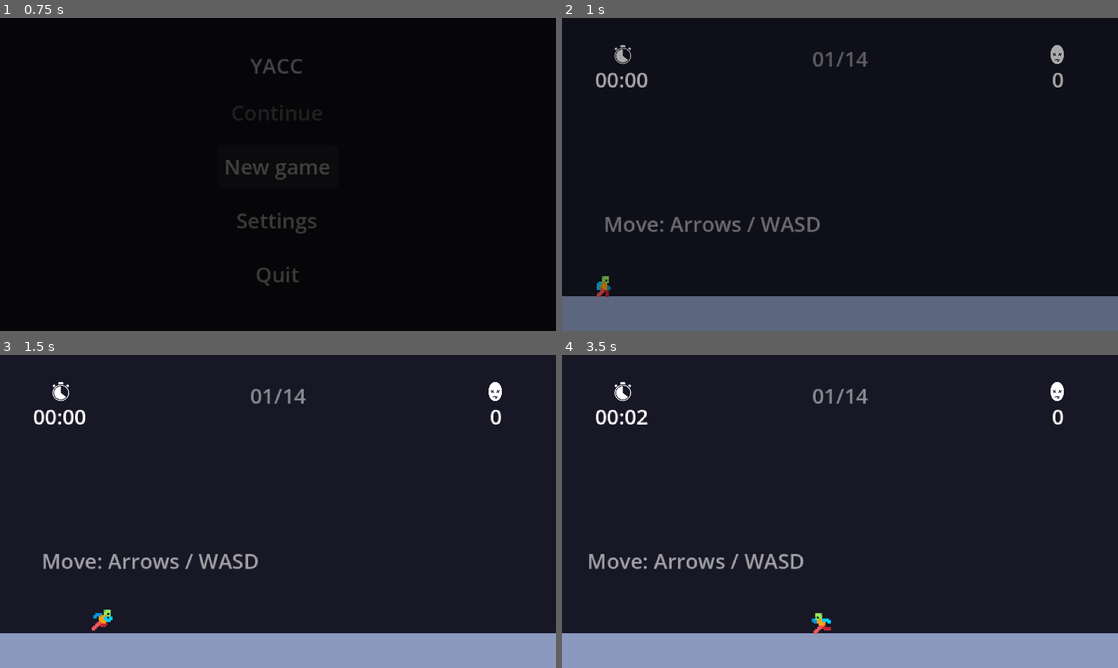
Above: before the commit, frames 1-4 (two rows, left to right).
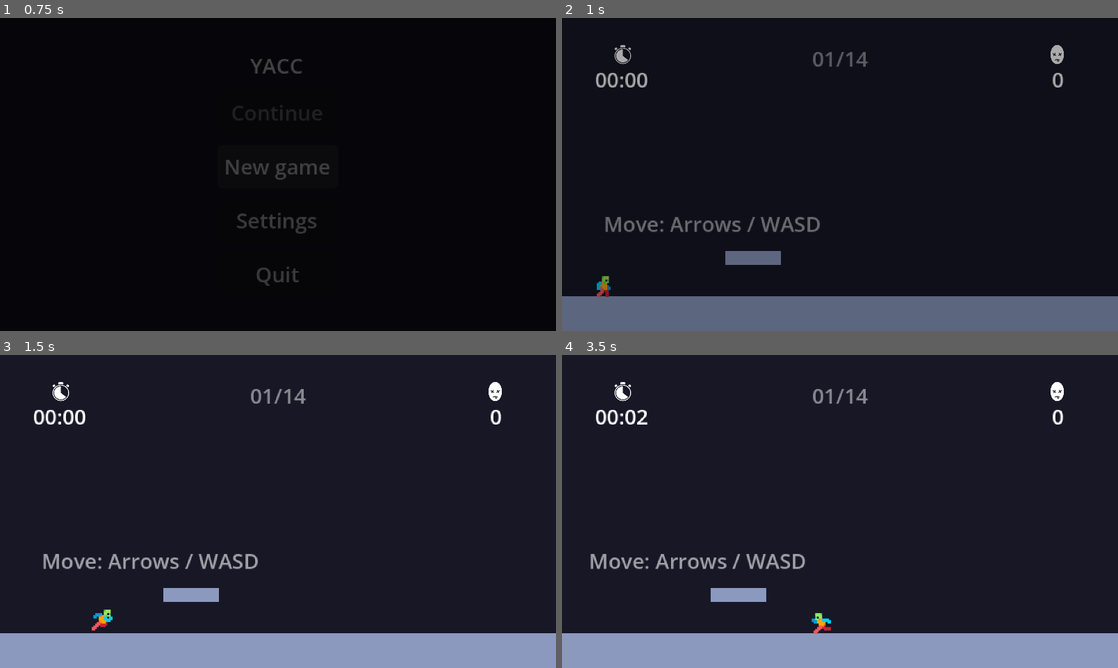
Above: after the commit, the same moments.

Repository: marquesch/yacc
Game: Godot game, scene res://main/main.tscn
Two runs of this game, one before a commit and one after it. Both use one fixed random seed, a clock stepped at 60 frames per second and the inputs below.
Inputs (mouse positions are in pixels of both pictures, inside the frame that each line leads up to):
- Up to frame 1 (0.75 s): click "New game" at 0.5 s
- Up to frame 2 (1 s): no input
- Up to frame 3 (1.5 s): tap Enter at 1.25 s; move the mouse to (400, 495) at 1.27 s; hold D (move_right) from 1.28 s (still down); tap X (dash) at 1.35 s; click (400, 495) at 1.42 s
- Up to frame 4 (3.5 s): tap C (jump) at 1.52, 2.27 s; move the mouse to (728, 527) at 2.02 s; tap X (dash) at 2.1, 2.85 s; move the mouse to (895, 442) at 2.77 s; release D (move_right) at 2.78 s; hold A (move_left) from 2.78 s (still down)

Frame 1 is identical in both runs. In frame 2, 0.4% of the frame differs, in the area x 29-40%, y 74-79%; in frame 3, 0.4%; in frame 4, 1.4%, in the area x 4-44%, y 63-79%.

Commit message:
feat(world): drafting new falling platform

Diff:
--- /dev/null
+++ b/entities/world/falling_platform/falling_platform.gd
@@ -0,0 +1,48 @@
+@tool
+class_name FallingPlatform
+extends Platform
+
+@export var gravity := 900.0
+@export var delay := 0.5
+
+var _velocity := 0.0
+var _falling := false
+var _triggered := false
+
+@onready var trigger_area: Area2D = $TriggerArea
+@onready var trigger_shape: RectangleShape2D = $TriggerArea/Shape
+
+
+func _init() -> void:
+	color = Color.RED
+
+
+func _ready() -> void:
+	super()
+	trigger_area.body_entered.connect(_on_body_entered)
+
+
+func _physics_process(delta: float) -> void:
+	if not _falling:
+		return
+	_velocity += gravity * delta
+	position.y += _velocity * delta
+
+
+func _rebuild() -> void:
+	if trigger_area == null:
+		trigger_area = Area2D.new()
+		trigger_area.name = "TriggerArea"
+		add_child(trigger_area)
+
+	if trigger_shape == null:
+		trigger_shape = RectangleShape2D.new()
+	trigger_shape.size = Vector2(size.x, 2)
+	trigger_area.shape = trigger_shape
+	trigger_area.position = Vector2(0, -size.y / 2.0 - 2)
+
+
+func _on_body_entered(body: Node2D) -> void:
+	if body is Player and not _triggered:
+		_triggered = true
+		get_tree().create_timer(delay).timeout.connect(func(): _falling = true)
--- /dev/null
+++ b/entities/world/falling_platform/falling_platform.tscn
@@ -0,0 +1,15 @@
+[gd_scene format=3 uid="uid://dwp2wthabm4ox"]
+
+[ext_resource type="Script" uid="uid://bxhcngaharrrx" path="res://entities/world/platform/platform.gd" id="1_f7tcu"]
+
+[sub_resource type="RectangleShape2D" id="RectangleShape2D_f7tcu"]
+size = Vector2(32, 2)
+
+[node name="FallingPlatform" type="StaticBody2D" unique_id=1286679071]
+script = ExtResource("1_f7tcu")
+metadata/_custom_type_script = "uid://bxhcngaharrrx"
+
+[node name="TriggerArea" type="Area2D" parent="." unique_id=560631061]
+
+[node name="Shape" type="CollisionShape2D" parent="TriggerArea" unique_id=613852746]
+shape = SubResource("RectangleShape2D_f7tcu")
--- a/entities/world/platform/platform.tscn
+++ b/entities/world/platform/platform.tscn
@@ -2,5 +2,5 @@
 
 [ext_resource type="Script" uid="uid://bxhcngaharrrx" path="res://entities/world/platform/platform.gd" id="1"]
 
-[node name="Platform" type="StaticBody2D" unique_id=959296976]
+[node name="Platform" type="AnimatableBody2D" unique_id=7605345]
 script = ExtResource("1")
--- a/levels/level_01.tscn
+++ b/levels/level_01.tscn
@@ -4,6 +4,7 @@
 [ext_resource type="PackedScene" uid="uid://cwlpfev1y0wta" path="res://entities/world/platform/platform.tscn" id="2"]
 [ext_resource type="PackedScene" uid="uid://cadx2j3bibenr" path="res://entities/world/exit/exit.tscn" id="3"]
 [ext_resource type="Script" uid="uid://cry1ufy36pr4e" path="res://ui/hint_label/hint_label.gd" id="4"]
+[ext_resource type="PackedScene" uid="uid://dwp2wthabm4ox" path="res://entities/world/falling_platform/falling_platform.tscn" id="5_mllcm"]
 
 [node name="Level" type="Node2D" unique_id=1572938429]
 script = ExtResource("1")
@@ -26,3 +27,6 @@
 offset_top = 110.0
 script = ExtResource("4")
 template = "Move: {move}"
+
+[node name="FallingPlatform" parent="." unique_id=1286679071 instance=ExtResource("5_mllcm")]
+position = Vector2(94, 134)
Not shown, added: entities/world/falling_platform/falling_platform.gd.uid
